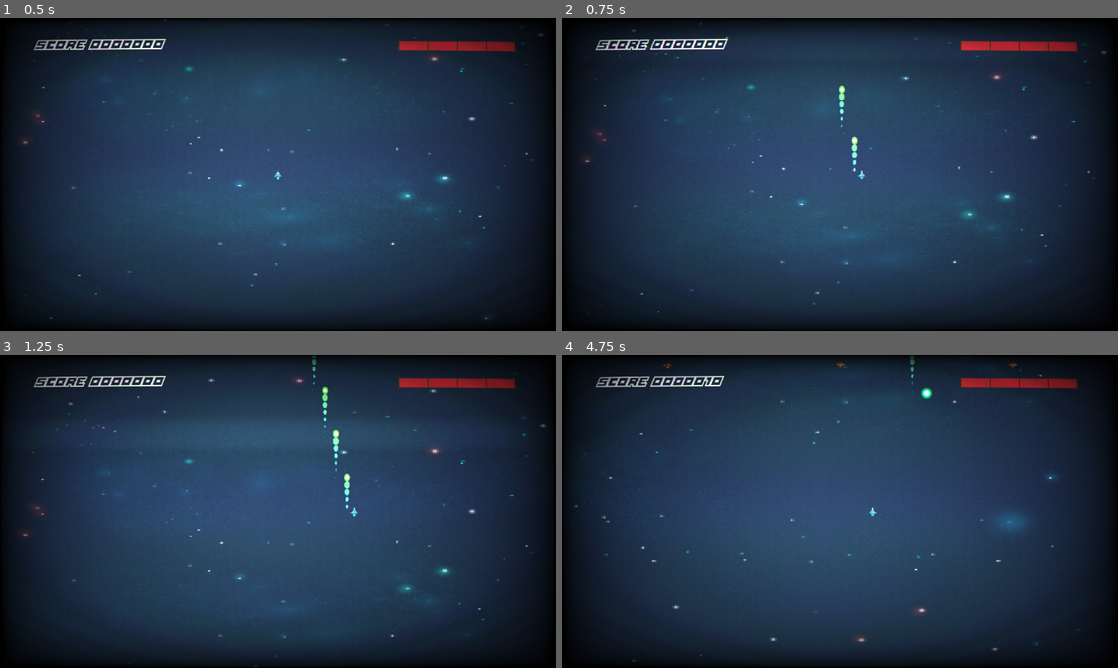
Above: before the commit, frames 1-4 (two rows, left to right).
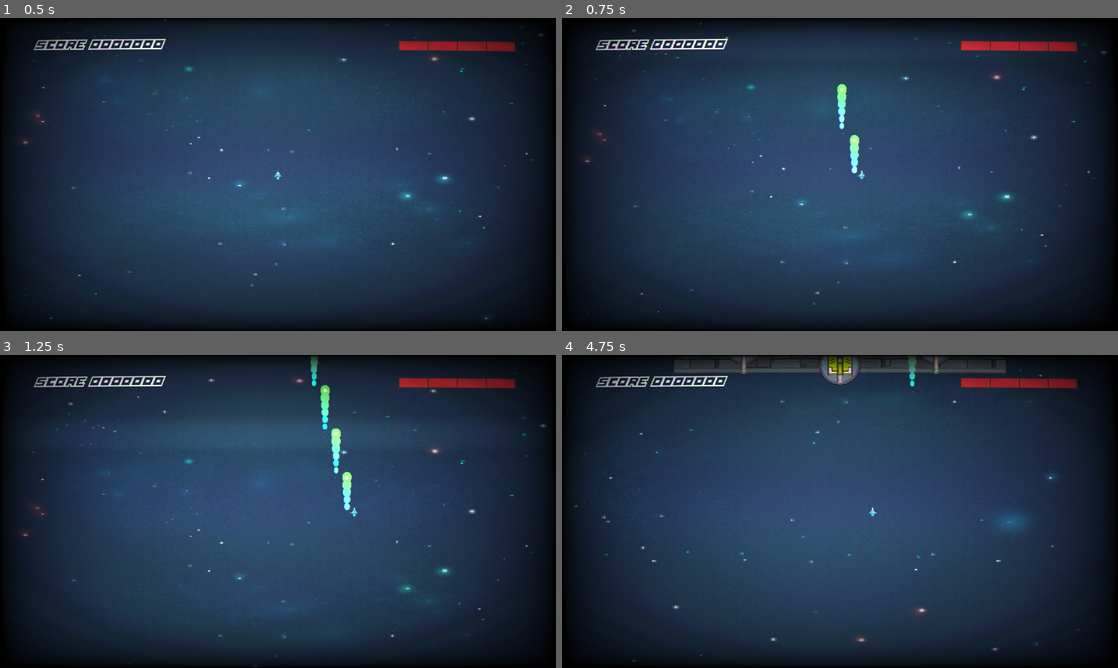
Above: after the commit, the same moments.

Repository: SuperGoon97/BulletJam6
Game: Godot game, scene res://Levels/level_test.tscn
The game is run twice, just before and just after one commit, with the same random seed, the same clock (stepped at 60 frames per second) and the same inputs.
Inputs:
- Up to frame 1 (0.5 s): no input
- Up to frame 2 (0.75 s): hold D (move_right) from 0.53 s (still down); hold Space (fire) from 0.53 s (still down)
- Up to frame 3 (1.25 s): keep holding D (move_right); keep holding Space (fire)
- Up to frame 4 (4.75 s): release D (move_right) at 1.28 s; release Space (fire) at 1.28 s; hold S (move_down) 1.28-2.03 s; tap Space (fire) at 1.35, 2.85, 4.35 s; hold D (move_right) 2.03-2.78 s; hold Space (fire) 2.03-2.78 s; hold W (move_up) 2.78-3.53 s; hold Space (fire) 3.53-4.28 s; hold A (move_left) from 3.53 s (still down)

Frame 1 is identical in both runs. In frame 2, 0.3% of the frame differs, in the area x 49-54%, y 21-50%; in frame 3, 0.5%; in frame 4, 2.4%, in the area x 18-82%, y 0-14%.

Commit message:
BIG BULLETS

Diff:
--- a/Nodes/Bosses/boss.gd
+++ b/Nodes/Bosses/boss.gd
@@ -1,11 +1,19 @@
 class_name Boss extends Node2D
+
+@onready var boss_turret_1: BossTurretSide = $boss_turret_1
+@onready var boss_turret_2: BossTurretSide = $boss_turret_2
 
 var spawn_pos :Vector2 = Vector2(0.0 , -550)
 var target_pos :Vector2 = Vector2(0.0 , -210)
+var active :bool = false
 
 func move_to_target_pos():
 	var tween = get_tree().create_tween()
 	tween.tween_property(self , "global_position" , target_pos , 10.0)
+	await tween.finished
+	active = true
+	boss_turret_1.active = true
+	boss_turret_2.active = true
 
 func _ready() -> void:
 	move_to_target_pos()
--- a/Nodes/Bosses/boss.tscn
+++ b/Nodes/Bosses/boss.tscn
@@ -10,8 +10,7 @@
 [ext_resource type="Texture2D" uid="uid://oj1trp3he7i1" path="res://Sprites/Platforms/Platform_Edge_png_processed.png" id="7_iah3i"]
 [ext_resource type="Texture2D" uid="uid://1dlq85d7cm71" path="res://Sprites/GunTurrets/GunTurretMount_png_processed.png" id="8_1s2r5"]
 [ext_resource type="Texture2D" uid="uid://byq0kipyckc2r" path="res://Sprites/GunTurrets/GunTurret_ExampleGun_png_processed.png" id="9_g6bs5"]
-[ext_resource type="Script" uid="uid://blwwels6fw4r4" path="res://Nodes/Bosses/boss_turret_turret_side.gd" id="10_1s2r5"]
-[ext_resource type="Texture2D" uid="uid://r5xuc5s5uli2" path="res://Sprites/GunTurrets/GunTurret_Red_png_processed.png" id="10_6x0sp"]
+[ext_resource type="PackedScene" uid="uid://dk3stn3bvlhbi" path="res://Nodes/Bosses/boss_turret_side.tscn" id="9_iah3i"]
 [ext_resource type="PackedScene" uid="uid://dvgiyukkhh0d5" path="res://Nodes/Spawners/bullet_spawner.tscn" id="11_qy1bv"]
 [ext_resource type="Script" uid="uid://crc4elm4ufayc" path="res://Nodes/Bullet Patterns/bullet_pattern_node.gd" id="12_wryvt"]
 [ext_resource type="Texture2D" uid="uid://dsjoo00j2m8ik" path="res://Sprites/GunTurrets/GunTurret_Green_png_processed.png" id="13_tktab"]
@@ -50,67 +49,34 @@
 scale = Vector2(0.2, 6)
 texture = ExtResource("7_iah3i")
 
-[node name="boss_turret_turret_1" type="Sprite2D" parent="."]
+[node name="boss_turret_1" parent="." instance=ExtResource("9_iah3i")]
 position = Vector2(-111, 0)
+
+[node name="boss_turret_2" parent="." instance=ExtResource("9_iah3i")]
+position = Vector2(111, 0)
+
+[node name="boss_turret_3" type="Node2D" parent="."]
+position = Vector2(0, 25)
+
+[node name="boss_turret_turret_3" type="Sprite2D" parent="boss_turret_3"]
 scale = Vector2(0.75, 0.75)
 texture = ExtResource("8_1s2r5")
-script = ExtResource("10_1s2r5")
 
-[node name="boss_turret_barrel_1" type="Sprite2D" parent="boss_turret_turret_1"]
-position = Vector2(0, 26.6667)
+[node name="boss_turret_barrel_3" type="Sprite2D" parent="boss_turret_3"]
+position = Vector2(0, 8.00002)
+scale = Vector2(0.75, 0.75)
 texture = ExtResource("9_g6bs5")
 
-[node name="boss_turret_body_1" type="Sprite2D" parent="boss_turret_turret_1"]
-texture = ExtResource("10_6x0sp")
+[node name="boss_turret_body_3" type="Sprite2D" parent="boss_turret_3"]
+scale = Vector2(0.75, 0.75)
+texture = ExtResource("13_tktab")
 
-[node name="bullet_spawner_1" parent="boss_turret_turret_1" instance=ExtResource("11_qy1bv")]
-position = Vector2(0, 44)
+[node name="bullet_spawner_3" parent="boss_turret_3" instance=ExtResource("11_qy1bv")]
+position = Vector2(0, 21)
+scale = Vector2(0.75, 0.75)
 
-[node name="bullet_pattern_1" type="Node" parent="boss_turret_turret_1"]
+[node name="bullet_pattern_3" type="Node" parent="boss_turret_3"]
 script = ExtResource("12_wryvt")
 metadata/_custom_type_script = "uid://crc4elm4ufayc"
 
-[node name="shooting_timer_1" type="Timer" parent="boss_turret_turret_1"]
-
-[node name="boss_turret_turret_2" type="Sprite2D" parent="."]
-position = Vector2(111, 0)
-scale = Vector2(0.75, 0.75)
-texture = ExtResource("8_1s2r5")
-script = ExtResource("10_1s2r5")
-
-[node name="boss_turret_barrel_2" type="Sprite2D" parent="boss_turret_turret_2"]
-position = Vector2(0, 26.6667)
-texture = ExtResource("9_g6bs5")
-
-[node name="boss_turret_body_2" type="Sprite2D" parent="boss_turret_turret_2"]
-texture = ExtResource("10_6x0sp")
-
-[node name="bullet_spawner_2" parent="boss_turret_turret_2" instance=ExtResource("11_qy1bv")]
-position = Vector2(0, 44)
-
-[node name="bullet_pattern_2" type="Node" parent="boss_turret_turret_2"]
-script = ExtResource("12_wryvt")
-metadata/_custom_type_script = "uid://crc4elm4ufayc"
-
-[node name="shooting_timer_2" type="Timer" parent="boss_turret_turret_2"]
-
-[node name="boss_turret_turret_3" type="Sprite2D" parent="."]
-position = Vector2(0, 25)
-scale = Vector2(0.75, 0.75)
-texture = ExtResource("8_1s2r5")
-
-[node name="boss_turret_barrel_3" type="Sprite2D" parent="boss_turret_turret_3"]
-position = Vector2(0, 10.6667)
-texture = ExtResource("9_g6bs5")
-
-[node name="boss_turret_body_3" type="Sprite2D" parent="boss_turret_turret_3"]
-texture = ExtResource("13_tktab")
-
-[node name="bullet_spawner_3" parent="boss_turret_turret_3" instance=ExtResource("11_qy1bv")]
-position = Vector2(0, 28)
-
-[node name="bullet_pattern_3" type="Node" parent="boss_turret_turret_3"]
-script = ExtResource("12_wryvt")
-metadata/_custom_type_script = "uid://crc4elm4ufayc"
-
-[node name="shooting_timer_3" type="Timer" parent="boss_turret_turret_3"]
+[node name="shooting_timer_3" type="Timer" parent="boss_turret_3"]
--- /dev/null
+++ b/Nodes/Bosses/boss_turret_side.gd
@@ -0,0 +1,19 @@
+class_name BossTurretSide extends PointAtPlayer
+
+const DUMB_BULLET_GRADIENT = preload("res://Resources/dumb_bullet_gradient.tres")
+@onready var bullet_spawner: BulletSpawner = $bullet_spawner
+@onready var bullet_pattern_node: BulletPatternNode = $bullet_pattern_node
+@onready var bullet_pattern :BulletPattern = bullet_pattern_node.bullet_pattern
+
+func _ready() -> void:
+	super()
+	active = false
+
+func shoot():
+	for n in bullet_pattern.number_of_shots:
+		bullet_spawner.spawn_bullet(100 , Gv.team.enemy ,  direction , DUMB_BULLET_GRADIENT , bullet_pattern.angle_sequence[n] , 7)
+		await get_tree().create_timer(bullet_pattern.time_between_shots).timeout
+
+func _on_shooting_timer_timeout() -> void:
+	if active == true:
+		shoot()
--- /dev/null
+++ b/Nodes/Bosses/boss_turret_side.tscn
@@ -0,0 +1,39 @@
+[gd_scene load_steps=7 format=3 uid="uid://dk3stn3bvlhbi"]
+
+[ext_resource type="Script" uid="uid://kjutndy7ga2u" path="res://Nodes/Bosses/boss_turret_side.gd" id="1_vsvdf"]
+[ext_resource type="Texture2D" uid="uid://1dlq85d7cm71" path="res://Sprites/GunTurrets/GunTurretMount_png_processed.png" id="2_kw2q4"]
+[ext_resource type="Texture2D" uid="uid://byq0kipyckc2r" path="res://Sprites/GunTurrets/GunTurret_ExampleGun_png_processed.png" id="3_khsql"]
+[ext_resource type="Texture2D" uid="uid://r5xuc5s5uli2" path="res://Sprites/GunTurrets/GunTurret_Red_png_processed.png" id="4_hpd6d"]
+[ext_resource type="PackedScene" uid="uid://dvgiyukkhh0d5" path="res://Nodes/Spawners/bullet_spawner.tscn" id="5_o8mgu"]
+[ext_resource type="Script" uid="uid://crc4elm4ufayc" path="res://Nodes/Bullet Patterns/bullet_pattern_node.gd" id="6_h3kaj"]
+
+[node name="boss_turret_1" type="Node2D"]
+script = ExtResource("1_vsvdf")
+metadata/_custom_type_script = "uid://gwo87yhsyqli"
+
+[node name="boss_turret_turret" type="Sprite2D" parent="."]
+scale = Vector2(0.75, 0.75)
+texture = ExtResource("2_kw2q4")
+
+[node name="boss_turret_barrel" type="Sprite2D" parent="."]
+position = Vector2(0, 20)
+scale = Vector2(0.75, 0.75)
+texture = ExtResource("3_khsql")
+
+[node name="boss_turret_body" type="Sprite2D" parent="."]
+scale = Vector2(0.75, 0.75)
+texture = ExtResource("4_hpd6d")
+
+[node name="bullet_spawner" parent="." instance=ExtResource("5_o8mgu")]
+position = Vector2(0, 33)
+scale = Vector2(0.75, 0.75)
+
+[node name="bullet_pattern_node" type="Node" parent="."]
+script = ExtResource("6_h3kaj")
+metadata/_custom_type_script = "uid://crc4elm4ufayc"
+
+[node name="shooting_timer" type="Timer" parent="."]
+wait_time = 2.0
+autostart = true
+
+[connection signal="timeout" from="shooting_timer" to="." method="_on_shooting_timer_timeout"]
--- a/Nodes/Bosses/boss_turret_turret_side.gd
+++ /dev/null
@@ -1,8 +0,0 @@
-class_name BossTurretSide extends Sprite2D
-
-@export var angular_speed :float
-var direction :Vector2 = Vector2(0.0 , 1.0)
-
-func track_player():
-	var target :Node2D = get_tree().get_first_node_in_group("Player")
-	var target_direction :Vector2 = (target.global_position - global_position).normalized()
--- a/Nodes/Bullets/bullet.gd
+++ b/Nodes/Bullets/bullet.gd
@@ -16,6 +16,7 @@
 func set_colors(gradient:GradientTexture1D):
 	bullet_sprite.self_modulate = gradient.gradient.sample(0.0) * 2.0
 	bullet_trail_particle.set_bullet_trail_colors(gradient)
+	bullet_trail_particle.set_bullet_trail_scale(scale.x)
 	bullet_trail_particle.set_bullet_trail_length(speed)
 
 func _on_bullet_hitbox_area_entered(area: Area2D) -> void:
--- a/Nodes/Bullets/bullet.tscn
+++ b/Nodes/Bullets/bullet.tscn
@@ -5,6 +5,7 @@
 [ext_resource type="PackedScene" uid="uid://cmtjjeif550t7" path="res://ParticleEffects/bullet_tail_particle.tscn" id="3_8ncao"]
 
 [sub_resource type="CircleShape2D" id="CircleShape2D_ix6xb"]
+radius = 7.0
 
 [node name="bullet" type="Node2D" groups=["bullet"]]
 scale = Vector2(0.5, 0.5)
--- a/Nodes/Mangers/wave_manager.gd
+++ b/Nodes/Mangers/wave_manager.gd
@@ -28,9 +28,9 @@
 enemy_spawner_4 , enemy_spawner_5 , enemy_spawner_6 , enemy_spawner_7 , enemy_spawner_8 , enemy_spawner_9 , enemy_spawner_10]
 
 func _ready() -> void:
-	#spawn_boss(BOSS)
+	spawn_boss(BOSS)
 	is_ready.emit("wave_manager")
-	run_waves()
+	#run_waves()
 
 func spawn_at(location:int , speed:float , direction:Vector2 , type:Gv.ET , score):
 	var new_enemy :Enemy
--- a/Nodes/Spawners/bullet_spawner.gd
+++ b/Nodes/Spawners/bullet_spawner.gd
@@ -1,9 +1,9 @@
 class_name BulletSpawner extends Node2D
 
 const BULLET = preload("res://Nodes/Bullets/bullet.tscn")
-@export var bullet_scale:float = 0.5
+@export var base_bullet_scale:float = 0.5
 
-func spawn_bullet(speed:float , team:Gv.team , direction :Vector2 , color:GradientTexture1D , angle:float = 0.0):
+func spawn_bullet(speed:float , team:Gv.team , direction :Vector2 , color:GradientTexture1D , angle:float = 0.0 , size:float = 1.0):
 	var new_bullet:BulletBase = BULLET.instantiate()
 	var new_bullet_hitbox :Area2D = new_bullet.get_node("bullet_hitbox")
 	var new_bullet_sprite :Sprite2D = new_bullet.get_node("bullet_sprite")
@@ -13,5 +13,5 @@
 	new_bullet.global_position = global_position
 	new_bullet.call_deferred("set_colors",color)
 	new_bullet_hitbox.set_collision_mask_value(team + 1 , true)
+	new_bullet.scale = Vector2(size*base_bullet_scale , size*base_bullet_scale)
 	get_tree().get_first_node_in_group("level").add_child(new_bullet)
-	new_bullet.scale = Vector2(bullet_scale,bullet_scale)
--- /dev/null
+++ b/Nodes/point_at_player.gd
@@ -0,0 +1,28 @@
+class_name PointAtPlayer extends Node2D
+
+@export var angular_velocity :float = 0.3
+var direction :Vector2 = Vector2(0.0 , 1.0)
+var target :Node2D
+var active :bool = true
+
+func _ready() -> void:
+	target = get_tree().get_first_node_in_group("Player")
+
+func _process(delta: float) -> void:
+	if active == true:
+		track_player(delta)
+
+func track_player(delta):
+	if target:
+		var target_direction :Vector2 = (target.global_position - global_position).normalized()
+		direction.angle_to(target_direction)
+		rotate_turret(direction.angle_to(target_direction) , angular_velocity , delta)
+
+func rotate_turret(target_angle:float , angular_speed:float , time:float):
+	if angular_speed*time > abs(target_angle):
+		rotate(target_angle)
+		direction = direction.rotated(target_angle)
+	else:
+		var angle_to_rotate_through :float = angular_speed*time*(target_angle/(abs(target_angle)))
+		rotate(angle_to_rotate_through)
+		direction = direction.rotated(angle_to_rotate_through)
--- /dev/null
+++ b/Nodes/point_at_player_node.tscn
@@ -0,0 +1,6 @@
+[gd_scene load_steps=2 format=3 uid="uid://c6gwulwp2hoto"]
+
+[ext_resource type="Script" uid="uid://gwo87yhsyqli" path="res://Nodes/point_at_player.gd" id="1_mk2uh"]
+
+[node name="point_at_player_node" type="Node2D"]
+script = ExtResource("1_mk2uh")
--- a/ParticleEffects/bullet_tail_particle.gd
+++ b/ParticleEffects/bullet_tail_particle.gd
@@ -15,6 +15,13 @@
 	amount = base_amount * (speed/150.0)
 	lifetime = clampf((base_lifetime * (150.0/speed)),0.1,0.5)
 	bullet_trail_dust.lifetime = lifetime * 1.1
-	scale_curve_y = scale_curve_y.duplicate()
 	for n in scale_curve_y.point_count:
 		scale_curve_y.set_point_value(n,scale_curve_y.get_point_position(n).y+speed_scale)
+
+func set_bullet_trail_scale(pscale:float):
+	scale_curve_y = scale_curve_y.duplicate()
+	scale_curve_x = scale_curve_x.duplicate()
+	for n in scale_curve_y.point_count:
+		scale_curve_y.set_point_value(n,scale_curve_y.get_point_position(n).y+pscale)
+		scale_curve_x.set_point_value(n,scale_curve_x.get_point_position(n).y+pscale)
+	pass
Not shown: 1 places in Nodes/Bosses/boss.tscn that only renumber resources
Not shown, added: Nodes/Bosses/boss_turret_side.gd.uid
Not shown, removed: Nodes/Bosses/boss_turret_turret_side.gd.uid
Not shown, added: Nodes/point_at_player.gd.uid
Not shown: 1 places in Resources/dumb_bullet_gradient.tres that only renumber resources
Not shown: 1 places in Resources/player_bullet_gradient.tres that only renumber resources
Not shown: 1 places in Resources/shotgun_bullet_gradient.tres that only renumber resources
Not shown: 1 places in Resources/strafer_bullet_gradient.tres that only renumber resources
